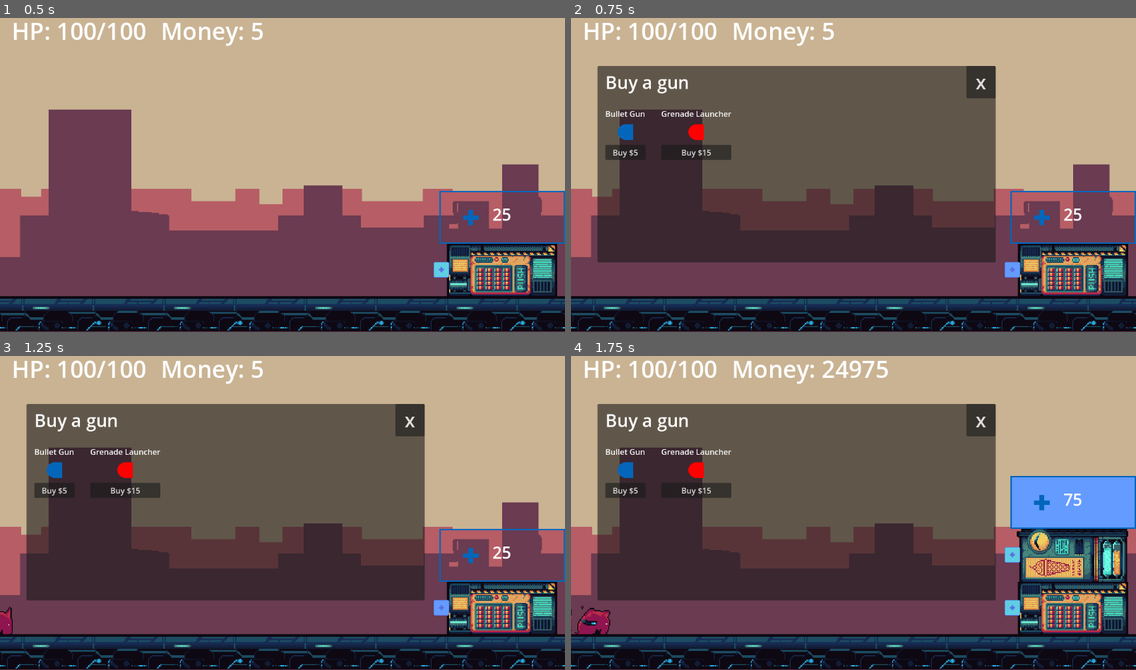
Above: before the commit, frames 1-4 (two rows, left to right).
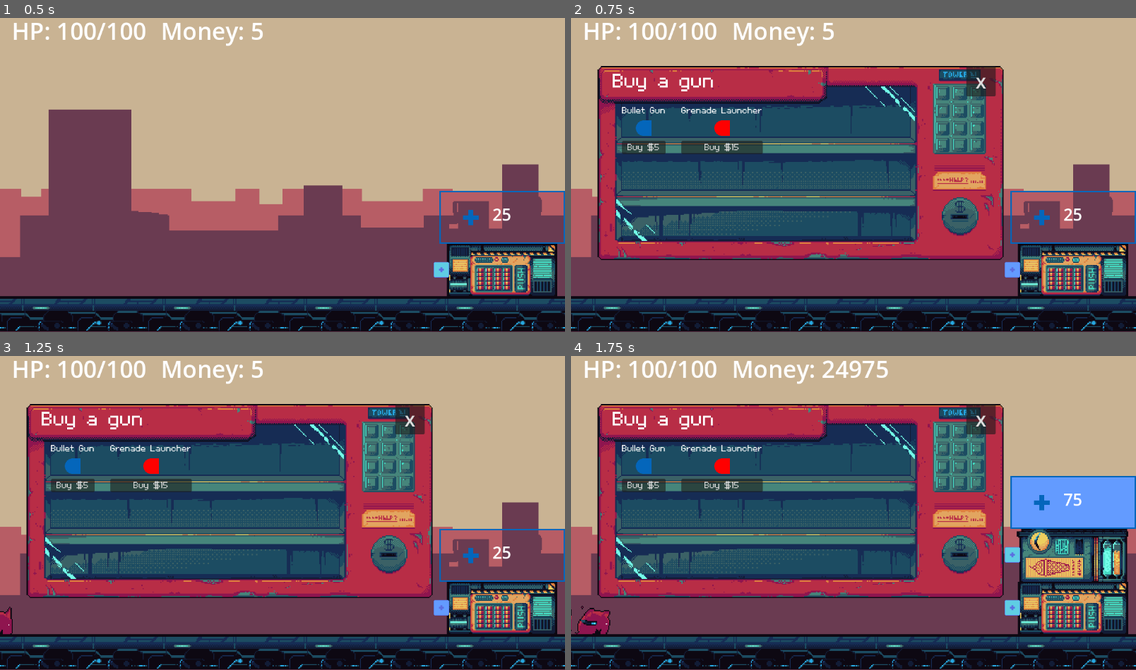
Above: after the commit, the same moments.

Repository: pavel-voronin/game-jam-tower
Game: Godot game, scene res://scenes/game.tscn
Same seed, same stepped clock (60 frames per second), same inputs: the game is played once before the commit and once after it.
Inputs (mouse positions are in pixels of both pictures, inside the frame that each line leads up to):
- Up to frame 1 (0.5 s): no input
- Up to frame 2 (0.75 s): click (1011, 269) at 0.5 s
- Up to frame 3 (1.25 s): no input
- Up to frame 4 (1.75 s): click "25" at 1.25 s

Frame 1 is identical in both runs. In frame 2, 44% of the frame differs, in the area x 4-77%, y 15-78%; in frame 3, 44%; in frame 4, 44%.

Commit message:
add font, gunshop and theme

Diff:
--- /dev/null
+++ b/assets/theme.tres
@@ -0,0 +1,7 @@
+[gd_resource type="Theme" load_steps=2 format=3 uid="uid://bq2b2e7jcahrm"]
+
+[ext_resource type="FontFile" uid="uid://c80vukhaeky2j" path="res://assets/voltergoldfish.ttf" id="1_2ci4m"]
+
+[resource]
+Button/fonts/font = ExtResource("1_2ci4m")
+Label/fonts/font = ExtResource("1_2ci4m")
--- a/scenes/ExpiresInDistance.gd
+++ b/scenes/ExpiresInDistance.gd
@@ -2,7 +2,7 @@
 
 @onready var parent: Area2D = $".."
 var distance := 0.0
-const MAX_DISTANCE = 800.0
+const MAX_DISTANCE = 1200.0
 var initial_position: Vector2
 
 func _ready() -> void:
--- a/scenes/UI.gd
+++ b/scenes/UI.gd
@@ -2,7 +2,7 @@
 
 @onready var hp_label: Label = $HP
 @onready var resource_label: Label = $Resource
-@onready var buy_a_gun_modal: Panel = $GunShop
+@onready var buy_a_gun_modal: Control = $GunShop
 @onready var edit_gun_modal: Panel = $GunWorkshop
 
 func _on_tower_hp_updated(amount: int) -> void:
--- a/scenes/game.tscn
+++ b/scenes/game.tscn
@@ -12,7 +12,9 @@
 [ext_resource type="PackedScene" uid="uid://bj2jwsffkrpm7" path="res://scenes/guns/simple_gun.tscn" id="6_mkp5x"]
 [ext_resource type="Script" path="res://scenes/gun-shop.gd" id="8_u15ox"]
 [ext_resource type="Texture2D" uid="uid://foyybv82obwi" path="res://assets/guns.png" id="9_f3f1a"]
+[ext_resource type="Texture2D" uid="uid://bnyj8yjurq3la" path="res://assets/gunshop.png" id="11_ny6q7"]
 [ext_resource type="Script" path="res://scenes/BuyButton.gd" id="11_spcmf"]
+[ext_resource type="Theme" uid="uid://bq2b2e7jcahrm" path="res://assets/theme.tres" id="12_tty33"]
 [ext_resource type="Script" path="res://scenes/gun-workshop.gd" id="13_7yvh6"]
 [ext_resource type="PackedScene" uid="uid://cm2m8w1ua6mjt" path="res://scenes/guns/grenade_launcher.tscn" id="13_lj67y"]
 [ext_resource type="AudioStream" uid="uid://dlrf8t7eyjkqj" path="res://assets/SFX and BGM/Menu/openGunMenu.wav" id="15_int75"]
@@ -85,13 +87,21 @@
 theme_override_font_sizes/font_size = 48
 text = "Money: 5"
 
-[node name="GunShop" type="Panel" parent="UI"]
+[node name="GunShop" type="Control" parent="UI"]
 visible = false
+layout_mode = 3
+anchors_preset = 0
 offset_left = 54.0
 offset_top = 105.0
 offset_right = 866.0
 offset_bottom = 506.0
 script = ExtResource("8_u15ox")
+
+[node name="TextureRect" type="TextureRect" parent="UI/GunShop"]
+layout_mode = 0
+offset_right = 40.0
+offset_bottom = 40.0
+texture = ExtResource("11_ny6q7")
 
 [node name="VBoxContainer" type="VBoxContainer" parent="UI/GunShop"]
 layout_mode = 1
@@ -107,13 +117,14 @@
 [node name="MarginContainer" type="MarginContainer" parent="UI/GunShop/VBoxContainer/HBoxContainer"]
 layout_mode = 2
 size_flags_horizontal = 3
-theme_override_constants/margin_left = 16
-theme_override_constants/margin_top = 8
+theme_override_constants/margin_left = 31
+theme_override_constants/margin_top = 12
 theme_override_constants/margin_bottom = 8
 
 [node name="Label" type="Label" parent="UI/GunShop/VBoxContainer/HBoxContainer/MarginContainer"]
 layout_mode = 2
 size_flags_vertical = 1
+theme = ExtResource("12_tty33")
 theme_override_font_sizes/font_size = 36
 text = "Buy a gun"
 
@@ -126,7 +137,7 @@
 [node name="MarginContainer2" type="MarginContainer" parent="UI/GunShop/VBoxContainer"]
 layout_mode = 2
 size_flags_vertical = 3
-theme_override_constants/margin_left = 16
+theme_override_constants/margin_left = 50
 theme_override_constants/margin_top = 16
 theme_override_constants/margin_right = 16
 theme_override_constants/margin_bottom = 16
@@ -144,6 +155,7 @@
 
 [node name="Label" type="Label" parent="UI/GunShop/VBoxContainer/MarginContainer2/GridContainer/BulletGun"]
 layout_mode = 2
+theme = ExtResource("12_tty33")
 text = "Bullet Gun"
 
 [node name="TextureRect" type="TextureRect" parent="UI/GunShop/VBoxContainer/MarginContainer2/GridContainer/BulletGun"]
@@ -153,6 +165,7 @@
 
 [node name="Button" type="Button" parent="UI/GunShop/VBoxContainer/MarginContainer2/GridContainer/BulletGun"]
 layout_mode = 2
+theme = ExtResource("12_tty33")
 text = "Buy $5"
 script = ExtResource("11_spcmf")
 price = 5
@@ -165,6 +178,7 @@
 
 [node name="Label" type="Label" parent="UI/GunShop/VBoxContainer/MarginContainer2/GridContainer/GrenadeLauncher"]
 layout_mode = 2
+theme = ExtResource("12_tty33")
 text = "Grenade Launcher"
 
 [node name="TextureRect" type="TextureRect" parent="UI/GunShop/VBoxContainer/MarginContainer2/GridContainer/GrenadeLauncher"]
@@ -174,6 +188,7 @@
 
 [node name="Button" type="Button" parent="UI/GunShop/VBoxContainer/MarginContainer2/GridContainer/GrenadeLauncher"]
 layout_mode = 2
+theme = ExtResource("12_tty33")
 text = "Buy $15"
 script = ExtResource("11_spcmf")
 price = 15
--- a/scenes/gun-shop.gd
+++ b/scenes/gun-shop.gd
@@ -1,4 +1,4 @@
-extends Panel
+extends Control
 
 var current_mount_point: MointPoint
 @onready var money: Money = $"../../Money"
Not shown, added: assets/Assets Art/OLD STUFF/[ui] weaponshop.png.import
Binary file added: assets/gunshop.png
Not shown, changed: assets/gunshop.png.import
Binary file added: assets/voltergoldfish.ttf
Not shown, added: assets/voltergoldfish.ttf.import
Not shown: 1 places in scenes/game.tscn that only renumber resources
